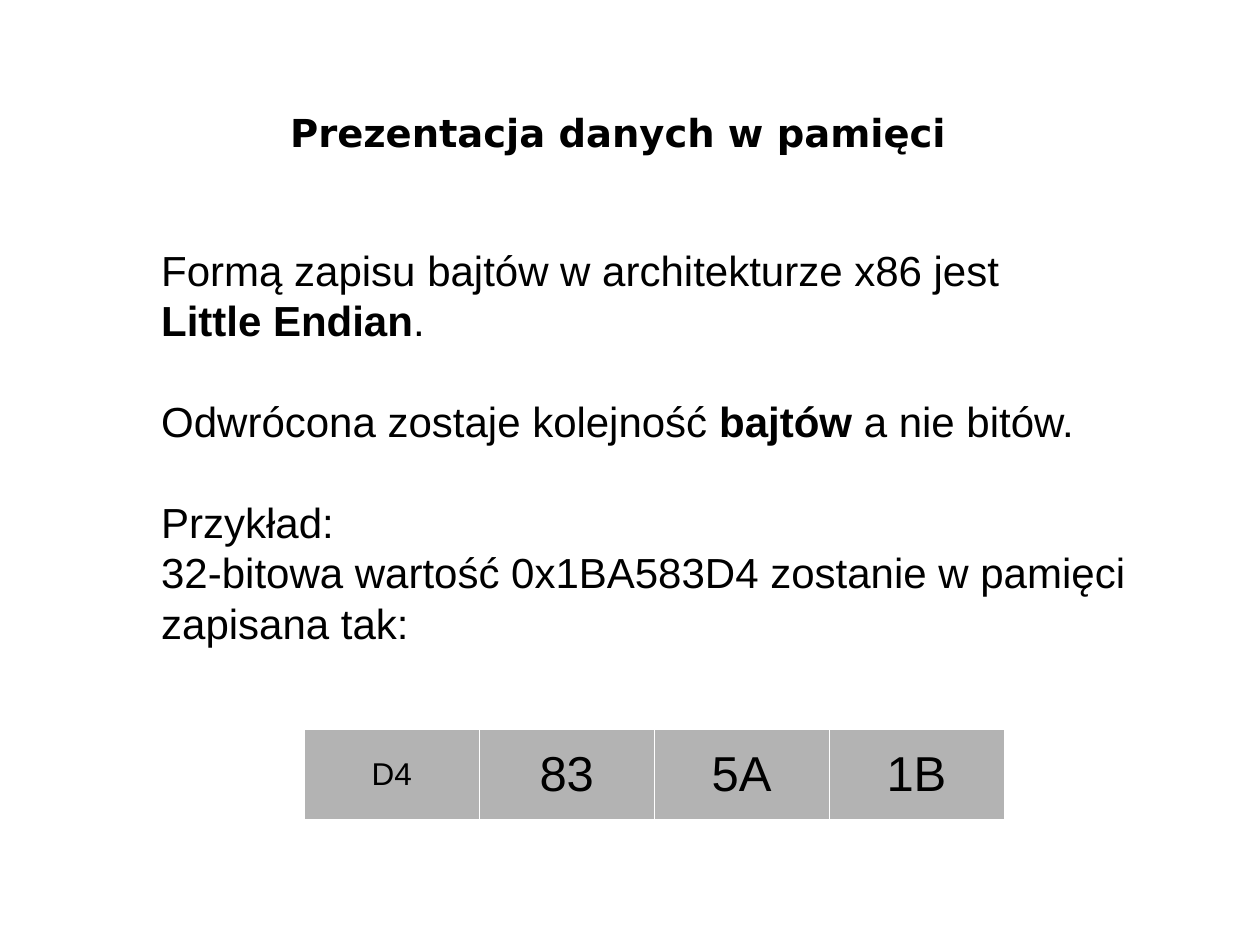
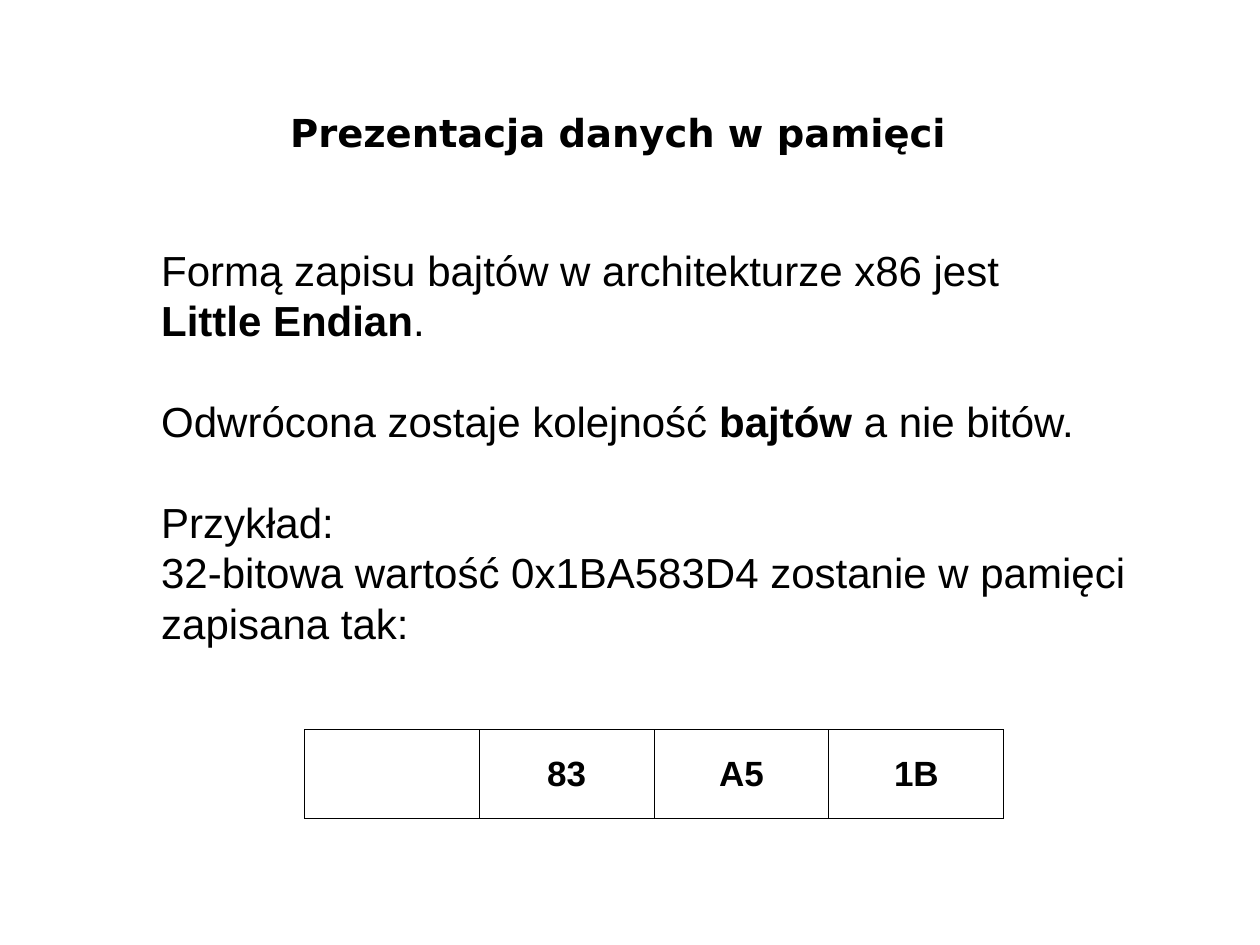
Before and after one commit to bercik/pn_prezentacja, a slide deck: slide 14 of śmieszki_i_inne_zwierzęta/prezentacja.odp. Drawn at 1260x945 pixels with LibreOffice and Linux fonts; fonts in the diff are those of the drawing; background and template pictures are left out. Boxes give left, top, right and bottom in pixels: in the first picture for what was removed or moved away, otherwise in the second. Text is boxed around its words. In the diff, an @@ line names an element or a change of style, - is before the commit and + after.

```diff
--- a/śmieszki_i_inne_zwierzęta/prezentacja.odp
+++ b/śmieszki_i_inne_zwierzęta/prezentacja.odp
@@ table at (305,730,1005,819) @@
-row 1, column 3: 5A
+row 1, column 3: A5
@@ fill #B3B3B3 to none in row 1 @@
@@ size 18 to 20 pt, text colour #000000 to #FFFFFF in "D4" @@
@@ bold on in "D4", "83", "1B" @@
@@ size 28 to 20 pt in "83", "1B" @@
@@ borders changed @@
```
Also in this commit, not shown: 2 other slides changed, 2 slides added, 3 other files.
